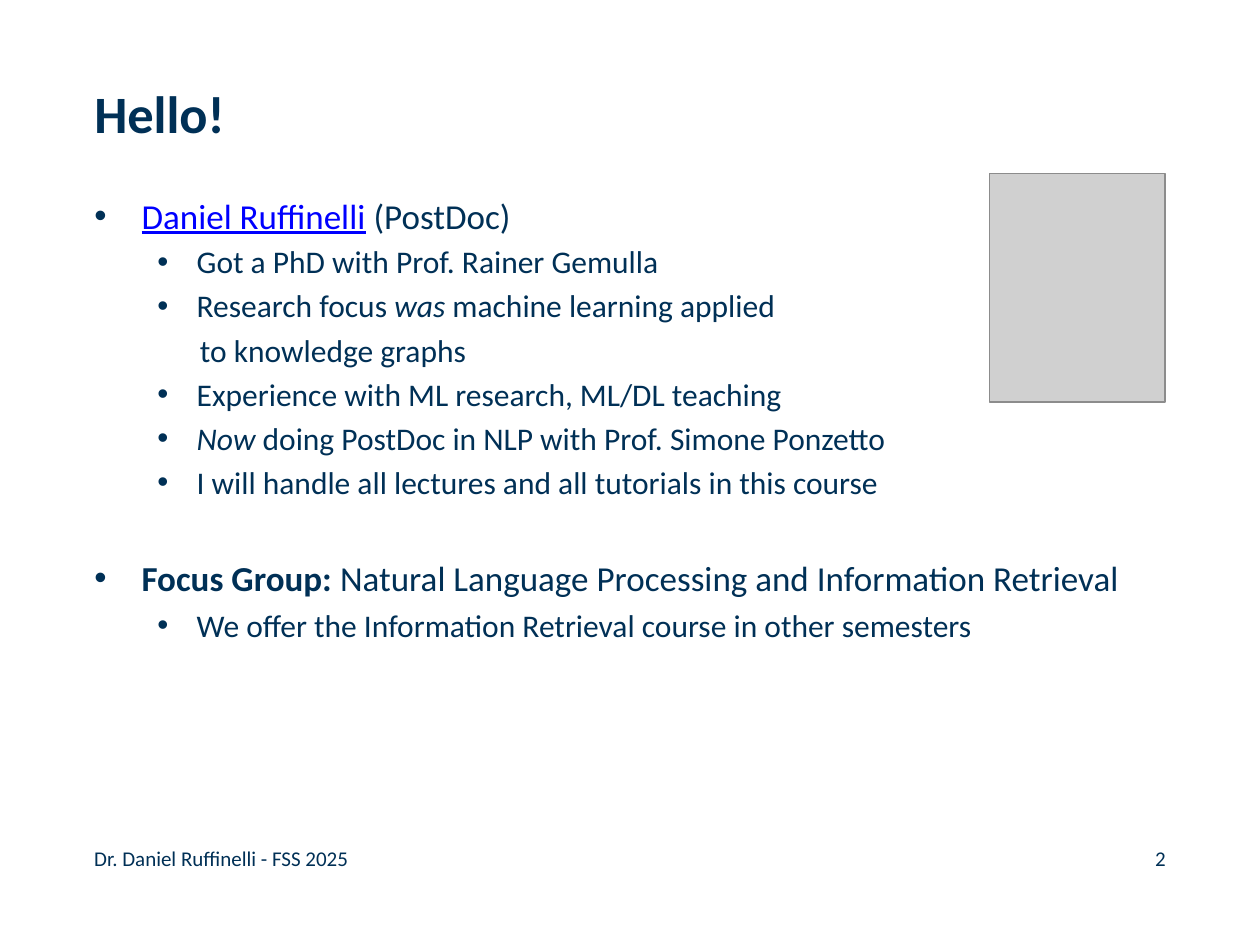
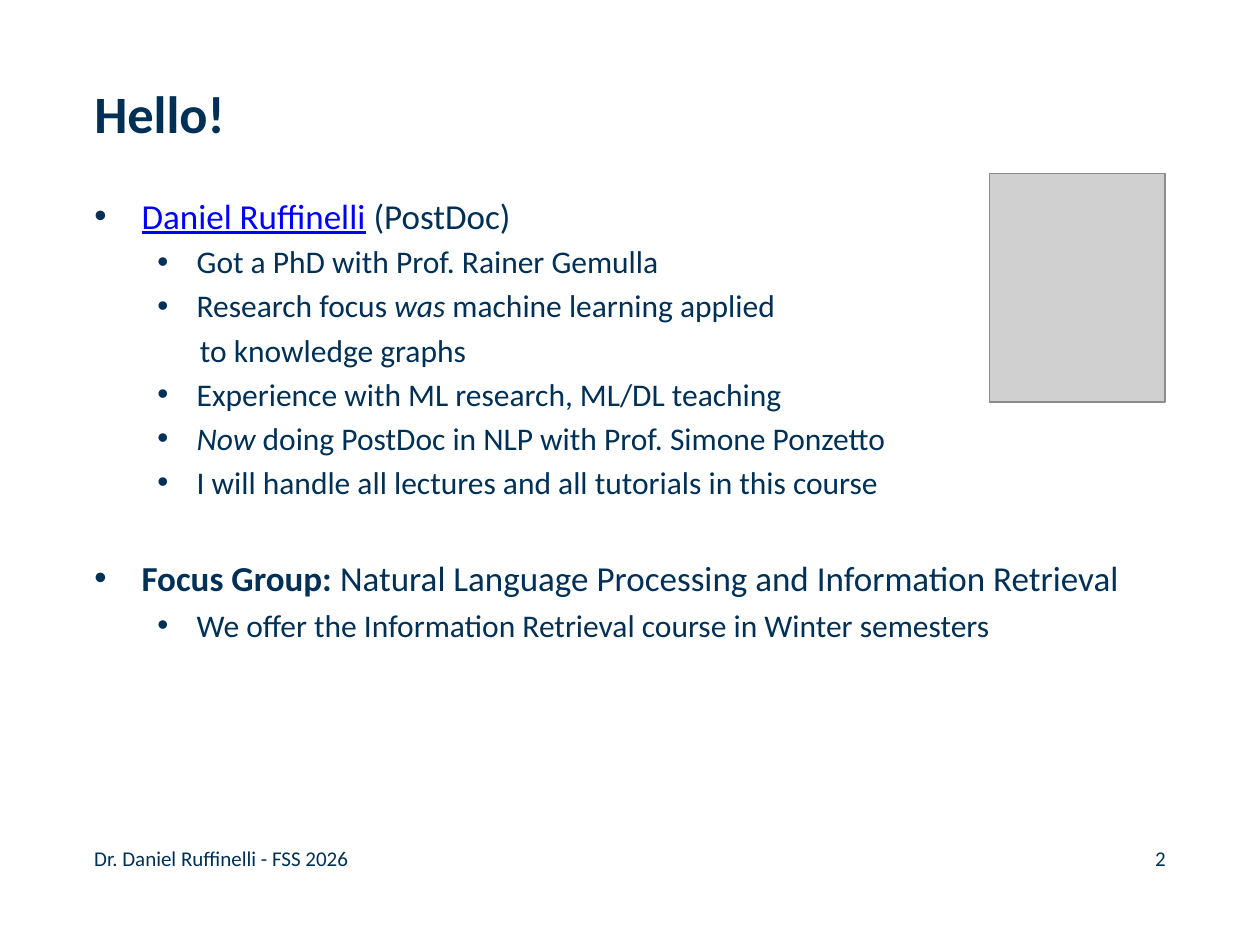
Before and after one commit to rufex2001/teaching_llms, a slide deck: slide 2 of lectures/01_introduction/01_introduction.pptx. Drawn at 1260x945 pixels with LibreOffice and Linux fonts; fonts in the diff are those of the drawing; grey boxes stand for pictures; background and template pictures are left out. Boxes give left, top, right and bottom in pixels: in the first picture for what was removed or moved away, otherwise in the second. Text is boxed around its words. In the diff, an @@ line names an element or a change of style, - is before the commit and + after.

```diff
--- a/lectures/01_introduction/01_introduction.pptx
+++ b/lectures/01_introduction/01_introduction.pptx
@@ text at <box>197,615,989,638</box>: text changed @@
-  • We offer the Information Retrieval course in other semesters
+  • We offer the Information Retrieval course in Winter semesters
@@ text at <box>94,851,347,866</box>: text changed @@
-Dr. Daniel Ruffinelli - FSS 2025
+Dr. Daniel Ruffinelli - FSS 2026
```
Also in this commit, not shown: 39 other slides changed, 2 slides added, 3 other files.
